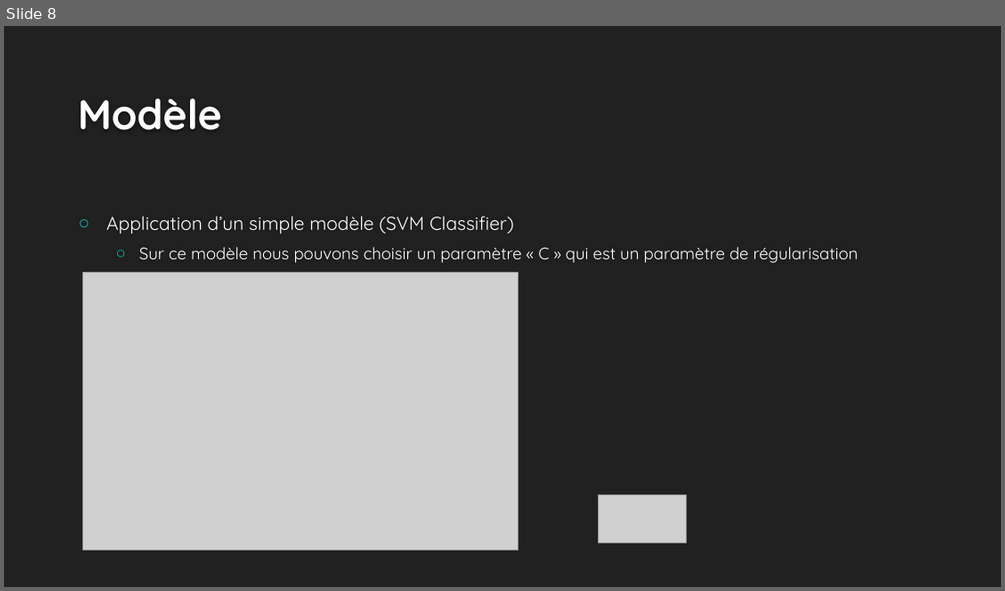
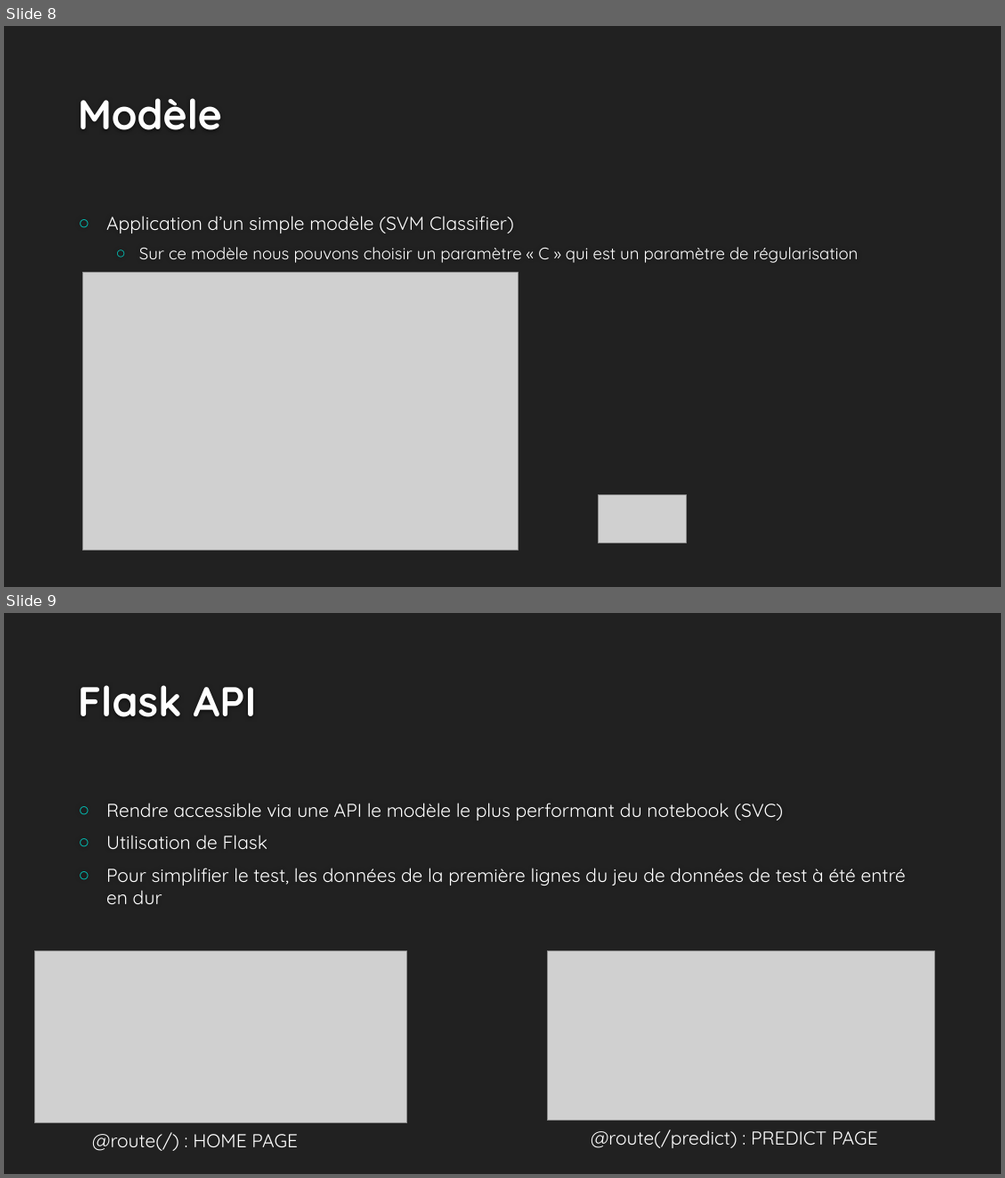
Before and after one commit to RaphaelHenin/ESILV_python_devoir2020, a slide deck: PowerPoint.pptm. Shown one above the other, each under a label of ours: slide 8 before the commit, slides 8 and 9 after it. The pictures are 1005x591 and 1005x1178 pixels, drawn with LibreOffice and Linux fonts; fonts in the diff are those of the drawing; grey boxes stand for pictures; background and template pictures are left out. Boxes give left, top, right and bottom in pixels: in the first picture for what was removed or moved away, otherwise in the second. Text is boxed around its words. In the diff, an @@ line names an element or a change of style, - is before the commit and + after.

```diff
--- a/PowerPoint.pptm
+++ b/PowerPoint.pptm
@@ slide 9 added at bbox=[4, 613, 1001, 1174], background #212121 @@
@@ title added at bbox=[78, 685, 257, 717], 40 pt, text #FEFEFE, bold @@
+Flask API
@@ text added at bbox=[106, 803, 906, 904], 18 pt, text #FFFFFF @@
+○ Rendre accessible via une API le modèle le plus performant du notebook (SVC)
+○ Utilisation de Flask
+○ Pour simplifier le test, les données de la première lignes du jeu de données de test à été entré en dur
@@ picture added at bbox=[34, 951, 407, 1123] @@
@@ picture added at bbox=[547, 951, 935, 1120] @@
@@ text added at bbox=[92, 1132, 298, 1151], 18 pt, text #FFFFFF @@
+@route(/) : HOME PAGE
@@ text added at bbox=[591, 1129, 878, 1148], 18 pt, text #FFFFFF @@
+@route(/predict) : PREDICT PAGE
```
Also in this commit, not shown: 1 other slide added, 1 other file.
